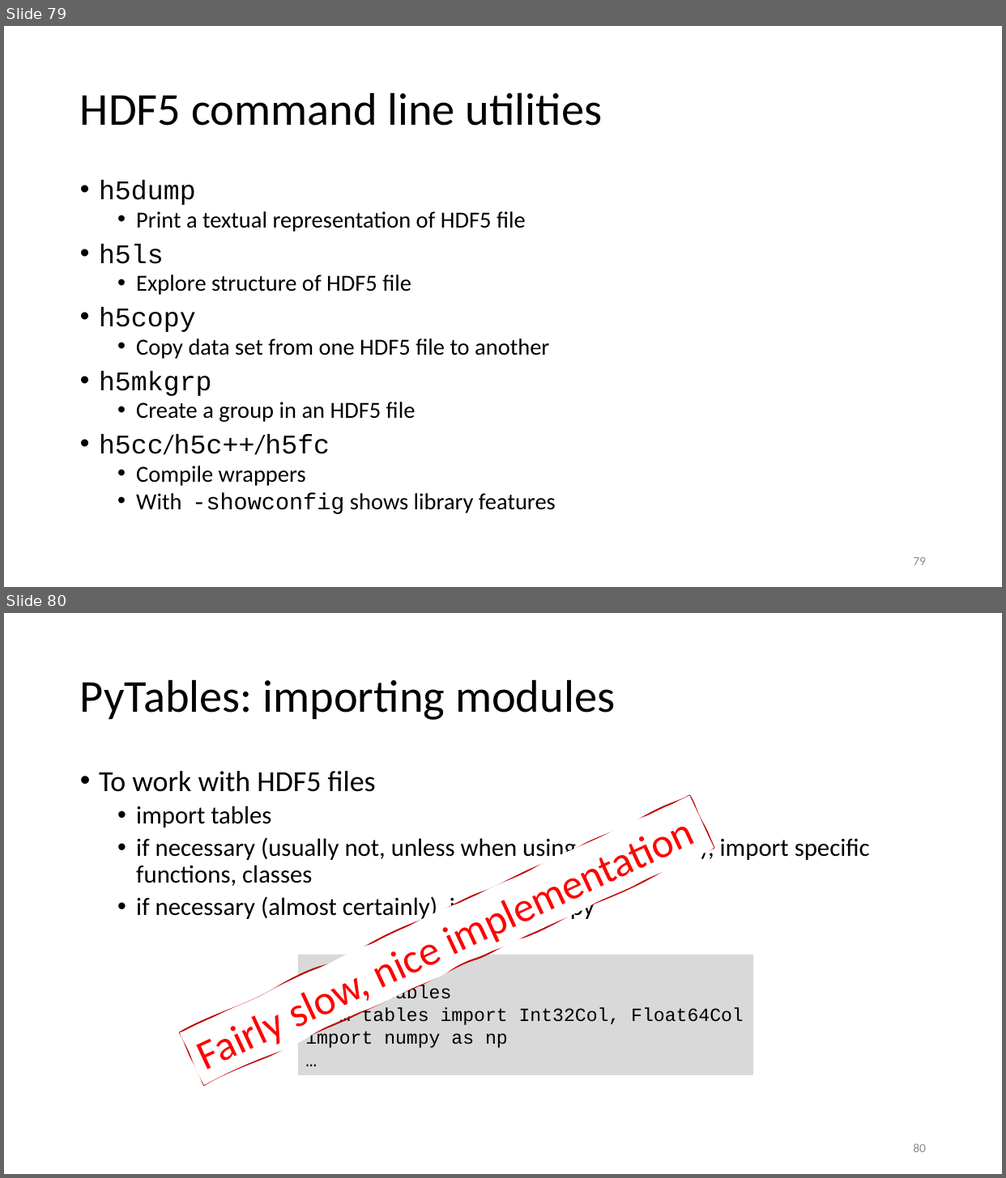
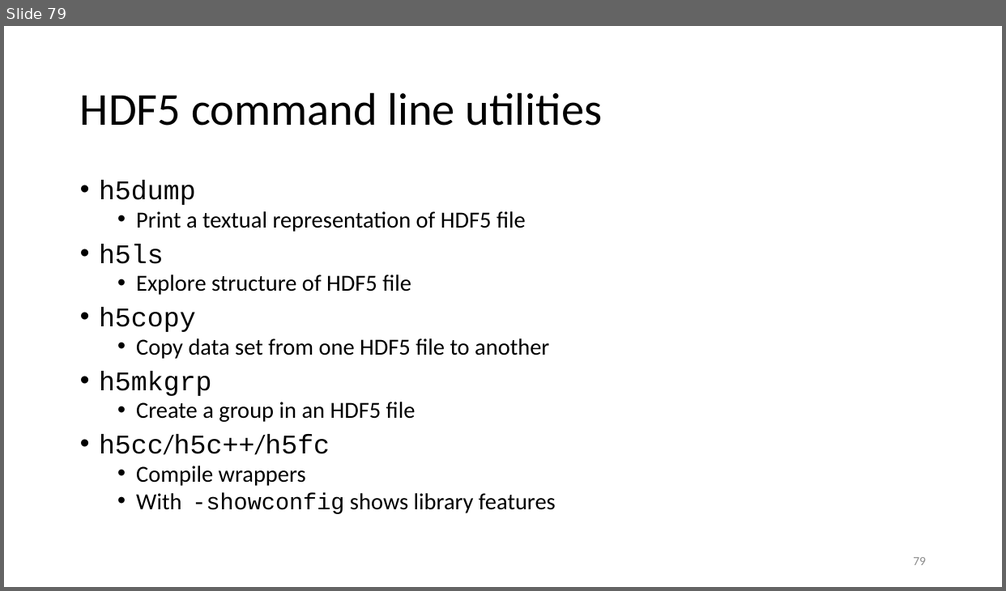
Before and after one commit to gjbex/Scientific-Python, a slide deck: scientific_python.pptx. Shown one above the other, each under a label of ours: slides 79 and 80 before the commit, slide 79 after it. The pictures are 1006x1178 and 1006x591 pixels, drawn with LibreOffice and Linux fonts; fonts in the diff are those of the drawing. Boxes give left, top, right and bottom in pixels: in the first picture for what was removed or moved away, otherwise in the second. Text is boxed around its words. In the diff, an @@ line names an element or a change of style, - is before the commit and + after.

```diff
--- a/scientific_python.pptx
+++ b/scientific_python.pptx
@@ slide 80 removed at (x1=4, y1=613, x2=1002, y2=1174), background #FFFFFF @@
@@ title removed at (x1=80, y1=679, x2=615, y2=720) @@
-PyTables: importing modules
@@ text removed at (x1=99, y1=771, x2=870, y2=922) @@
-• To work with HDF5 files
-  • import tables
-  • if necessary (usually not, unless when using compounds), import specific functions, classes
-  • if necessary (almost certainly), import numpy
@@ freeform shape removed at (x1=180, y1=795, x2=714, y2=1085) @@
-Fairly slow, nice implementation
@@ rectangle removed at (x1=298, y1=954, x2=753, y2=1076) @@
-…
-import tables
-from tables import Int32Col, Float64Col
-import numpy as np
-…
@@ page number removed at (x1=913, y1=1144, x2=926, y2=1152) @@
-80
```
Also in this commit, not shown: 8 slides changed, 9 other slides removed, 14 other files.
